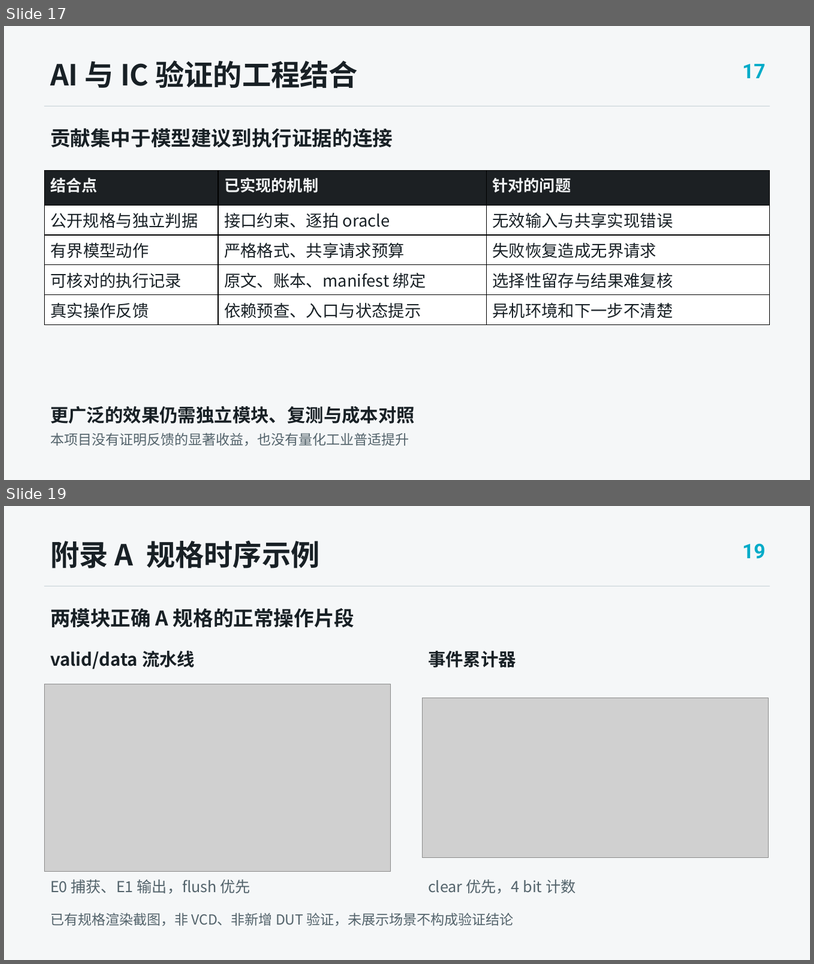
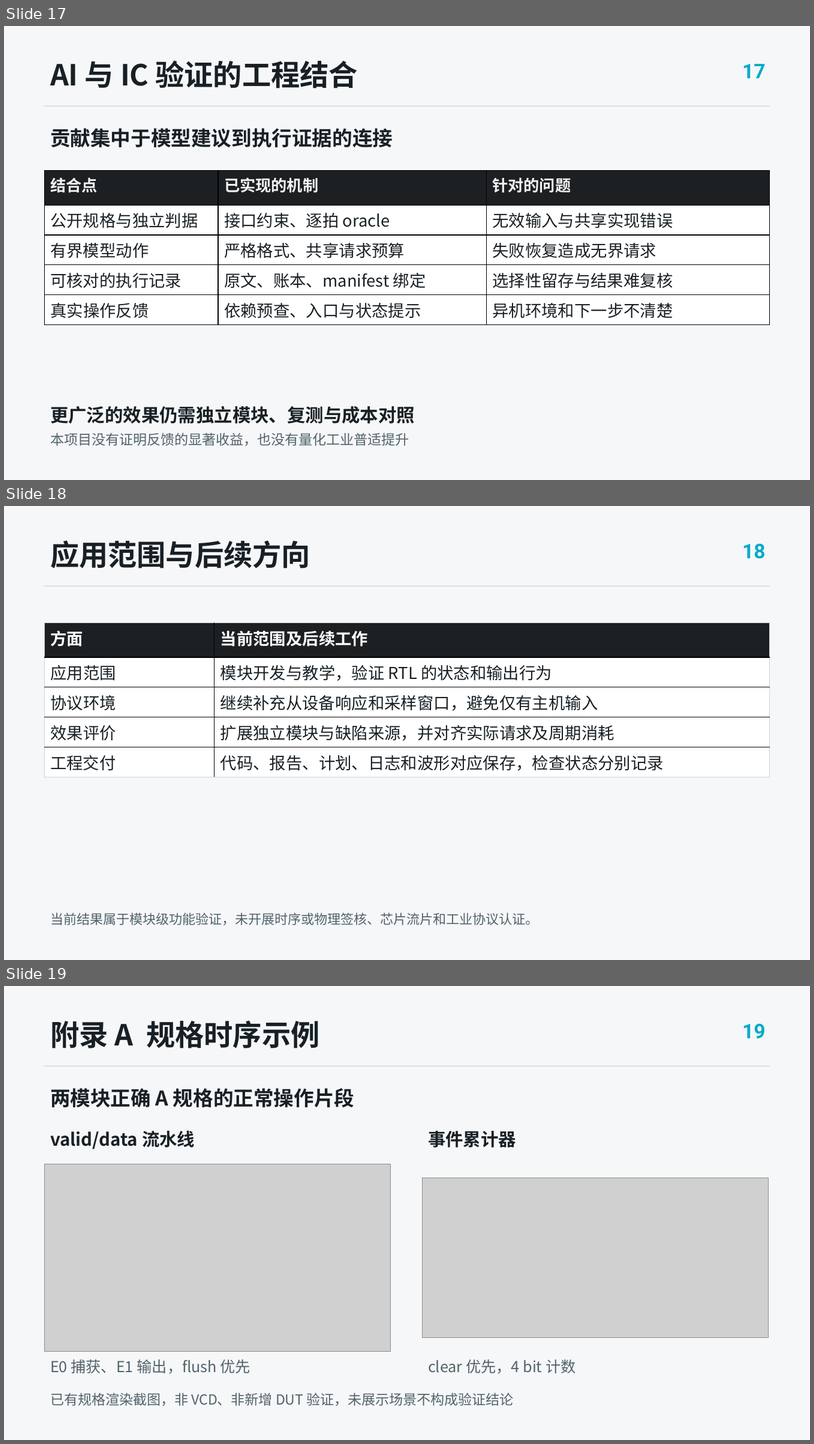
Before and after one commit to TYOCT-13/iverilog-ai-lab, a slide deck: docs/competition/ic/v4/presentation/output/ICARUS_AI_IC_defense_v4.pptx. Shown one above the other, each under a label of ours: slides 17 and 19 before the commit, slides 17, 18 and 19 after it; the slides between them are not shown. The pictures are 814x964 and 814x1444 pixels, drawn with LibreOffice and Linux fonts; fonts in the diff are those of the drawing; grey boxes stand for pictures. Boxes give left, top, right and bottom in pixels: in the first picture for what was removed or moved away, otherwise in the second. Text is boxed around its words. In the diff, an @@ line names an element or a change of style, - is before the commit and + after.

```diff
--- a/docs/competition/ic/v4/presentation/output/ICARUS_AI_IC_defense_v4.pptx
+++ b/docs/competition/ic/v4/presentation/output/ICARUS_AI_IC_defense_v4.pptx
@@ slide 18 added at (4, 506, 810, 960), background #F5F7F8 @@
@@ text added at (50, 540, 311, 568), 34.5 pt, text #182025, bold @@
+应用范围与后续方向
@@ text added at (743, 543, 766, 559), 24 pt, text #00ABC8, bold @@
+18
@@ line added from (45, 586) to (770, 586), #C9D3D8 0.75 pt @@
@@ table added at (45, 623, 770, 862), 5 rows, 2 columns @@
+方面 | 当前范围及后续工作
+应用范围 | 模块开发与教学，验证 RTL 的状态和输出行为
+协议环境 | 继续补充从设备响应和采样窗口，避免仅有主机输入
+效果评价 | 扩展独立模块与缺陷来源，并对齐实际请求及周期消耗
+工程交付 | 代码、报告、计划、日志和波形对应保存，检查状态分别记录
@@ text added at (50, 912, 539, 925), 15.8 pt, text #53636B @@
+当前结果属于模块级功能验证，未开展时序或物理签核、芯片流片和工业协议认证。
```
Also in this commit, not shown: 9 slides changed, 6 other slides added, 7 slides removed, 28 other files.
